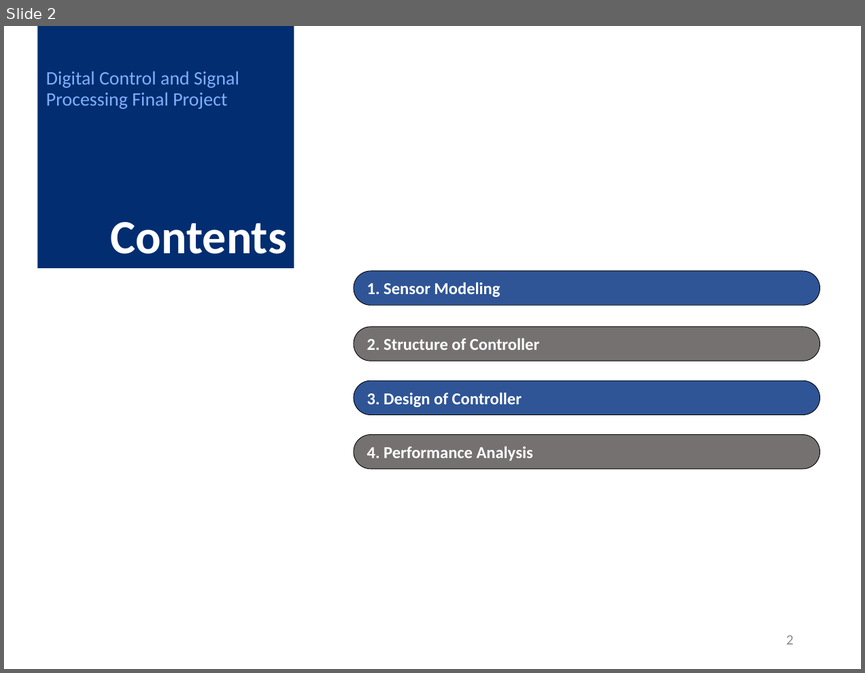
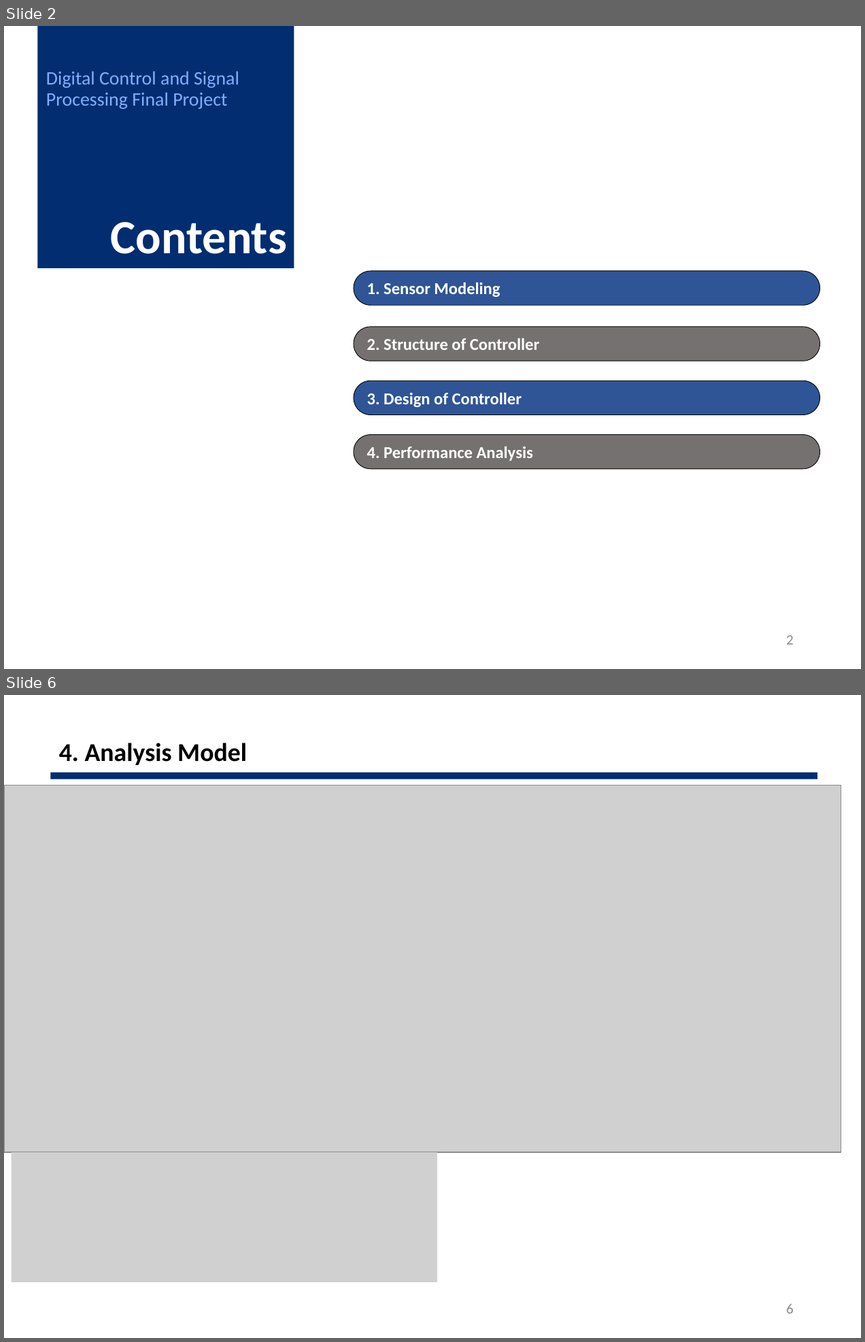
Before and after one commit to 22200576-JUYOUNG-LEE/DCSP_FINAL, a slide deck: 0603_Good/ppt/DCSP_0603.pptx. Shown one above the other, each under a label of ours: slide 2 before the commit, slides 2 and 6 after it; the slides between them are not shown. The pictures are 865x673 and 865x1342 pixels, drawn with LibreOffice and Linux fonts; fonts in the diff are those of the drawing; grey boxes stand for pictures. Boxes give left, top, right and bottom in pixels: in the first picture for what was removed or moved away, otherwise in the second. Text is boxed around its words. In the diff, an @@ line names an element or a change of style, - is before the commit and + after.

```diff
--- a/0603_Good/ppt/DCSP_0603.pptx
+++ b/0603_Good/ppt/DCSP_0603.pptx
@@ slide 6 added at bbox=[4, 695, 861, 1338], background #FFFFFF @@
@@ title added at bbox=[59, 743, 247, 765], 21.6 pt, text #000000, bold @@
+4. Analysis Model
@@ rectangle added at bbox=[50, 772, 817, 779], fill #022D70 @@
@@ picture added at bbox=[4, 785, 841, 1152] @@
@@ picture added at bbox=[11, 1152, 436, 1281] @@
@@ page number added at bbox=[786, 1304, 793, 1313], 12 pt, text #8C8C8C @@
+6
```
Also in this commit, not shown: 4 slides changed, 1 other slide added, 1 slide removed, 28 other files.
